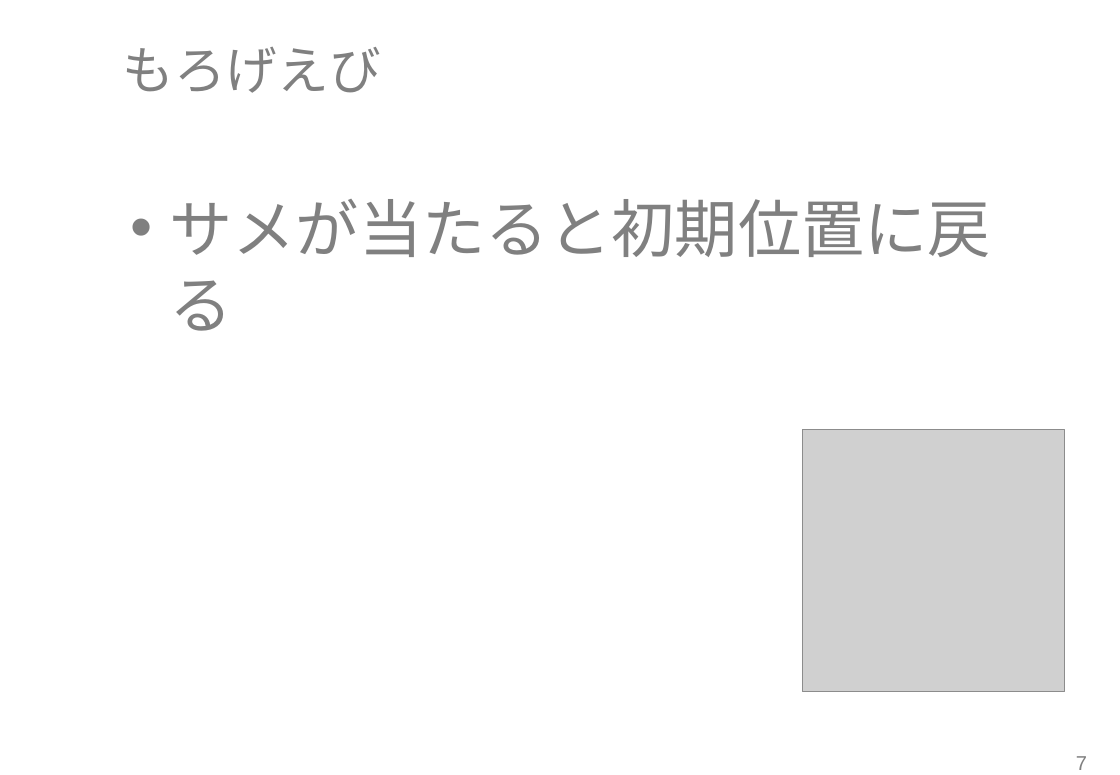
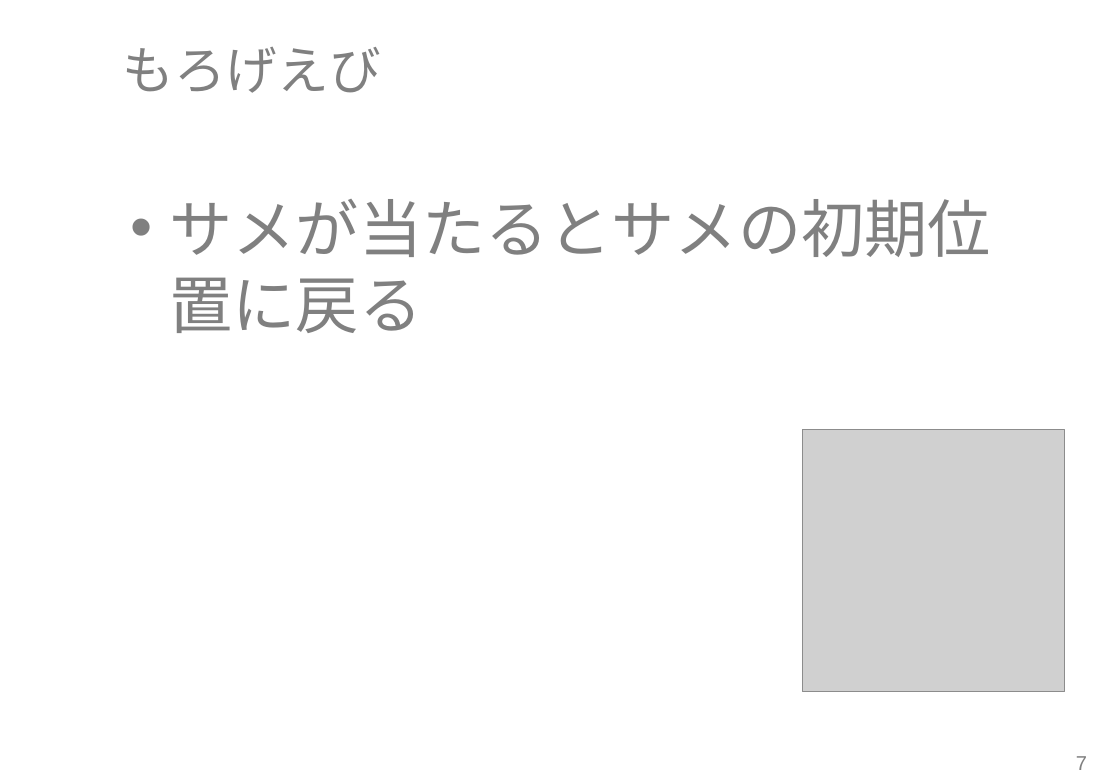
Before and after one commit to RubyCamp/rc2016s_g6, a slide deck: slide 8 of shinziko.pptx. Drawn at 1120x775 pixels with LibreOffice and Linux fonts; fonts in the diff are those of the drawing; grey boxes stand for pictures; background and template pictures are left out. Boxes give left, top, right and bottom in pixels: in the first picture for what was removed or moved away, otherwise in the second. Text is boxed around its words. In the diff, an @@ line names an element or a change of style, - is before the commit and + after.

```diff
--- a/shinziko.pptx
+++ b/shinziko.pptx
@@ text at bbox=[170, 199, 991, 333]: text changed @@
-• サメが当たると初期位置に戻る
+• サメが当たるとサメの初期位置に戻る
```
Also in this commit, not shown: 4 other slides changed, 1 other file.
